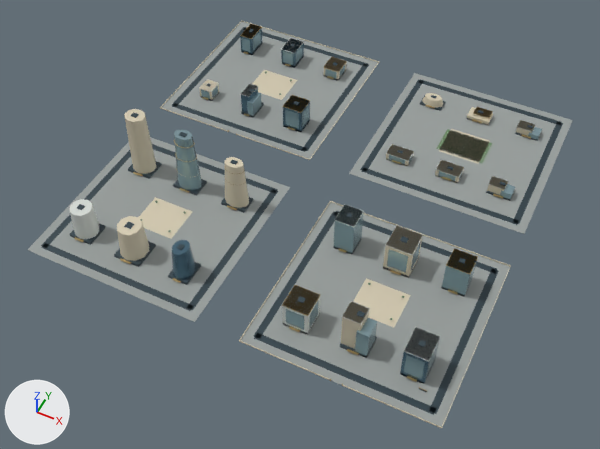
The glTF model web/public/assets/3d/ampliworld/GC-CITY-2030/GC-TILE-14-14.glb, before and after one commit.
Both versions are drawn from a camera (50 mm lens) standing at (4457.0, 3.0, 1103.0) and looking at (4009.0, 899.0, -18.0). Lighting does not change. The marker at lower left points along +X, +Y and +Z. The first picture is the older version. Where no turn or scale is listed for an object, it has been applied to the vertices. Vertices at exactly the same position are counted once.

Names of what the first picture shows: 'GC-TILE-14-14-blue', 'GC-TILE-14-14-dark', 'GC-TILE-14-14-glass', 'GC-TILE-14-14-gold', 'GC-TILE-14-14-ivory', 'GC-TILE-14-14-paving', 'GC-TILE-14-14-white' and 1 more.
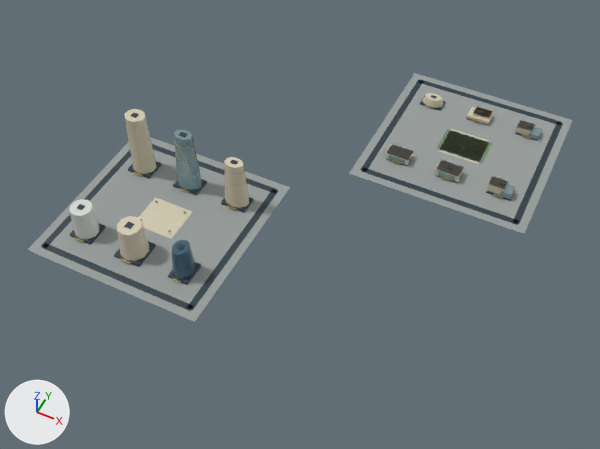
The edits, one by one:
me_mesh_0 is used by ob_gc_tile_14_14_paving; location (0.0, 0.0, 0.0).
me_mesh_0 had 32 vertices, 48 faces and spanned x 3621.0..4379.0, y 621.0..1379.0, z 0.0.
me_mesh_0 now has 16 vertices, 24 faces and spans x 3621.0..4379.0, y 621.0..1379.0, z 0.0.
me_mesh_0 part 1: the loose piece of 8 vertices spanning x 3621.0..3959.0, y 1041.0..1379.0, z 0.0 is deleted.
me_mesh_0 part 2: the loose piece of 8 vertices spanning x 4041.0..4379.0, y 621.0..959.0, z 0.0 is deleted.
me_mesh_1 is used by ob_gc_tile_14_14_dark; location (0.0, 0.0, 0.0).
me_mesh_1 had 520 vertices, 780 faces and spanned x 3636.0..4364.0, y 636.0..1364.0, z 0.0..131.0.
me_mesh_1 now has 256 vertices, 384 faces and spans x 3636.0..4364.0, y 636.0..1364.0, z 0.0..131.0.
me_mesh_1 part 3: 33 loose pieces with 264 vertices, spanning x 3636.0..4364.0, y 636.0..1364.0, z 0.0..78.0, are deleted.
me_mesh_2 is used by ob_gc_tile_14_14_ivory; location (0.0, 0.0, 0.0).
me_mesh_2 had 280 vertices, 448 faces and spanned x 3620.0..4380.0, y 620.0..1380.0, z 0.0..130.0.
me_mesh_2 now has 152 vertices, 256 faces and spans x 3667.0..4317.0, y 676.0..1316.0, z 0.0..130.0.
me_mesh_2 part 4: 16 loose pieces with 128 vertices, spanning x 3620.0..4380.0, y 620.0..1380.0, z 0.0..77.0, are deleted.
me_mesh_5 is used by ob_gc_tile_14_14_gold; location (0.0, 0.0, 0.0).
me_mesh_5 had 814 vertices, 1368 faces and spanned x 3669.0..4339.0, y 620.0..1326.0, z 0.0..112.0.
me_mesh_5 now has 566 vertices, 996 faces and spans x 3669.0..4319.0, y 672.0..1315.0, z 4.0..112.0.
me_mesh_5 part 5: 31 loose pieces with 248 vertices, spanning x 3676.0..4339.0, y 620.0..1326.0, z 0.0..61.0, are deleted.
me_mesh_6 is used by ob_gc_tile_14_14_blue; location (0.0, 0.0, 0.0).
me_mesh_6 had 62 vertices, 100 faces and spanned x 3677.0..4330.0, y 678.0..1326.0, z 0.0..65.0.
me_mesh_6 now has 22 vertices, 40 faces and spans x 3872.0..3908.0, y 679.0..725.0, z 5.0..64.0.
me_mesh_6 part 8: the loose piece of 8 vertices spanning x 3677.0..3703.0, y 1278.0..1326.0, z 0.0..44.0 is deleted.
me_mesh_6 part 9: the loose piece of 8 vertices spanning x 3774.0..3806.0, y 1280.0..1324.0, z 0.0..39.0 is deleted.
me_mesh_6 part 10: the loose piece of 8 vertices spanning x 3776.0..3795.0, y 1104.0..1140.0, z 0.0..48.0 is deleted.
me_mesh_6 part 11: the loose piece of 8 vertices spanning x 4290.0..4330.0, y 678.0..726.0, z 0.0..65.0 is deleted.
me_mesh_6 part 12: the loose piece of 8 vertices spanning x 3870.0..3910.0, y 1103.0..1141.0, z 0.0..52.0 is deleted.
me_mesh_7 is used by ob_gc_tile_14_14_glass; location (0.0, 0.0, 0.0).
me_mesh_7 had 454 vertices, 688 faces and spanned x 3676.0..4332.0, y 678.0..1326.0, z 0.0..124.0.
me_mesh_7 now has 102 vertices, 160 faces and spans x 3766.0..4332.0, y 864.0..1311.0, z 0.0..124.0.
me_mesh_7 part 6: 44 loose pieces with 352 vertices, spanning x 3676.0..4330.0, y 678.0..1326.0, z 0.0..72.0, are deleted.
me_mesh_8 is used by ob_gc_tile_14_14_white; location (0.0, 0.0, 0.0).
me_mesh_8 had 206 vertices, 316 faces and spanned x 3669.0..4330.0, y 678.0..1324.0, z 0.0..77.0.
me_mesh_8 now has 142 vertices, 220 faces and spans x 3669.0..4317.0, y 680.0..1314.0, z 0.0..63.0.
me_mesh_8 part 7: 8 loose pieces with 64 vertices, spanning x 3676.0..4330.0, y 678.0..1324.0, z 0.0..77.0, are deleted.

Changed parts and their boxes (x1, y1, x2, y2) in the pictures (600 x 449 px):
'GC-TILE-14-14-paving', reshaped (38% shorter)
    before: (28, 22, 573, 427)
    after: (28, 73, 573, 322)
'GC-TILE-14-14-dark', reshaped (40% shorter)
    before: (41, 27, 563, 415)
    after: (41, 79, 563, 311)
'GC-TILE-14-14-ivory', reshaped (59% shorter)
    before: (117, 21, 535, 428)
    after: (117, 93, 535, 261)
'GC-TILE-14-14-glass', reshaped (79% shorter)
    before: (174, 32, 542, 379)
    after: (174, 127, 542, 200)
'GC-TILE-14-14-white', reshaped (63% shorter)
    before: (70, 38, 534, 361)
    after: (70, 120, 534, 239)
'GC-TILE-14-14-blue', reshaped (91% narrower, 89% shorter)
    before: (172, 25, 440, 384)
    after: (172, 240, 196, 280)
'GC-TILE-14-14-gold', reshaped (51% shorter)
    before: (74, 24, 531, 391)
    after: (74, 105, 531, 283)
part 1 of me_mesh_0, deleted
    before: (161, 22, 378, 159)
part 2 of me_mesh_0, deleted
    before: (240, 202, 510, 427)
part 3 of me_mesh_1, deleted
    before: (172, 27, 499, 415)
part 4 of me_mesh_2, deleted
    before: (160, 21, 511, 428)
part 5 of me_mesh_5, deleted
    before: (203, 24, 478, 391)
part 6 of me_mesh_7, deleted
    before: (201, 32, 477, 379)
part 7 of me_mesh_8, deleted
    before: (199, 38, 441, 361)
part 8 of me_mesh_6, deleted
    before: (240, 25, 262, 54)
part 9 of me_mesh_6, deleted
    before: (281, 38, 304, 67)
part 10 of me_mesh_6, deleted
    before: (241, 84, 258, 112)
part 11 of me_mesh_6, deleted
    before: (400, 328, 440, 384)
part 12 of me_mesh_6, deleted
    before: (283, 95, 310, 132)
